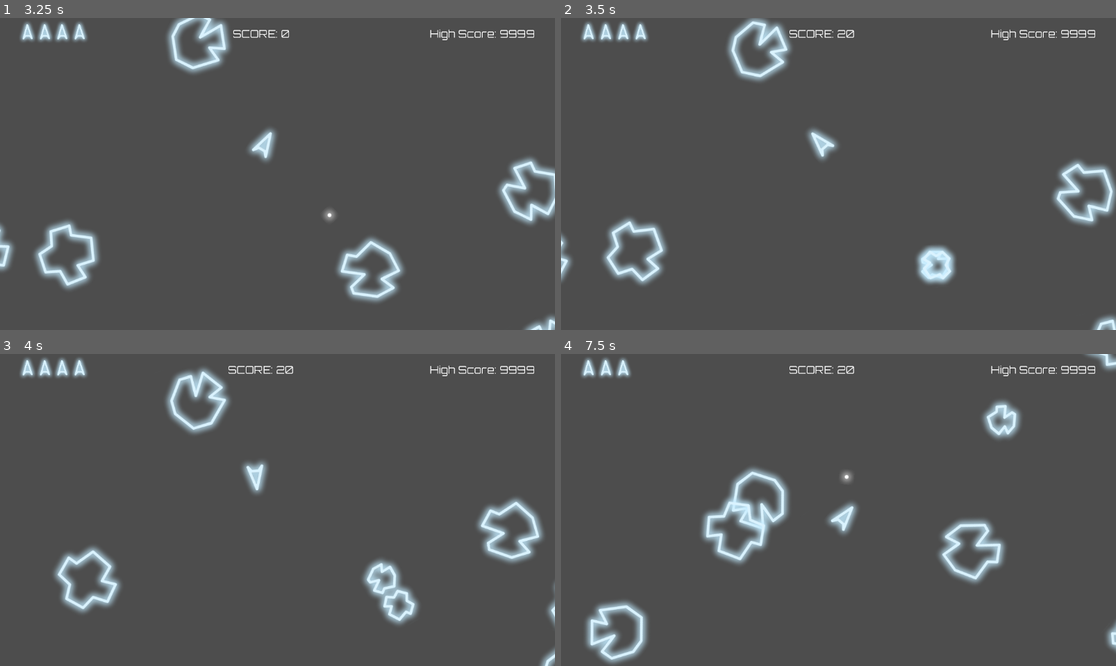
Above: before the commit, frames 1-4 (two rows, left to right).
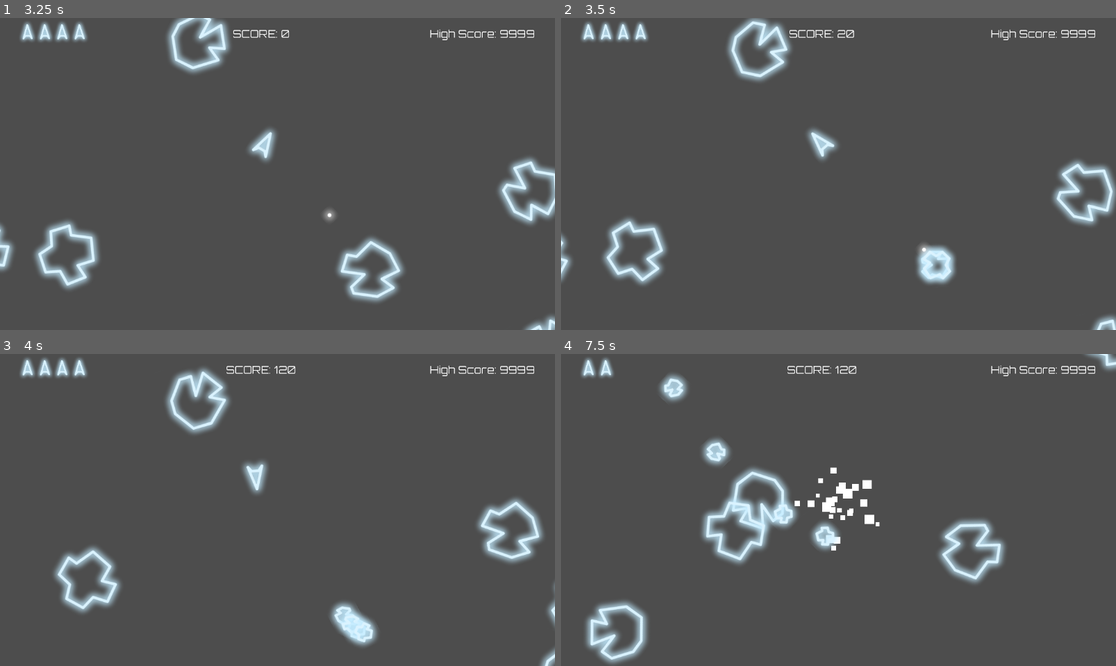
Above: after the commit, the same moments.

Repository: AllanSechrist/asteroids
Game: Godot game, scene res://scenes/UI/menu_base.tscn
Two runs of this game, one before a commit and one after it. Both use one fixed random seed, a clock stepped at 60 frames per second and the inputs below. The project has no main scene, so this scene is started directly.
Inputs:
- Up to frame 1 (3.25 s): click "Start" at 0.5 s; hold D (turn_right) 1.28-2.78 s; tap Space (fire) at 1.35, 2.85 s; tap W (move) at 2.1 s; hold A (turn_left) from 2.78 s (still down)
- Up to frame 2 (3.5 s): keep holding A (turn_left)
- Up to frame 3 (4 s): keep holding A (turn_left); tap W (move) at 3.6 s
- Up to frame 4 (7.5 s): tap Space (fire) at 4.35, 5.85, 7.35 s; release A (turn_left) at 5.03 s; hold D (turn_right) from 5.03 s (still down); tap W (move) at 5.1, 6.6 s

Frame 1 is identical in both runs. In frame 2, less than 0.1% of the frame differs, in the area x 64-67%, y 72-76%; in frame 3, 2.2%; in frame 4, 3.3%, in the area x 9-100%, y 1-96%.

Commit message:
Add bullet FX

Diff:
--- /dev/null
+++ b/scenes/FX/bulletFX/bullet_fx.gd
@@ -0,0 +1,7 @@
+extends CPUParticles2D
+class_name Bullet_FX
+
+func _ready() -> void:
+	emitting = false
+	one_shot = true
+	finished.connect(queue_free)
--- /dev/null
+++ b/scenes/FX/bulletFX/bullet_fx.tscn
@@ -0,0 +1,19 @@
+[gd_scene format=3 uid="uid://cwujoinhee2wu"]
+
+[ext_resource type="Script" uid="uid://blul3ucnbaqve" path="res://scenes/FX/bulletFX/bullet_fx.gd" id="1_22ama"]
+
+[node name="BulletFX" type="CPUParticles2D" unique_id=392035635]
+emitting = false
+amount = 3
+lifetime = 0.2
+one_shot = true
+explosiveness = 1.0
+emission_shape = 1
+emission_sphere_radius = 1.0
+spread = 180.0
+gravity = Vector2(0, 0)
+initial_velocity_min = 200.0
+initial_velocity_max = 200.0
+scale_amount_min = 3.0
+scale_amount_max = 3.0
+script = ExtResource("1_22ama")
--- a/scenes/asteroids/asteroid.gd
+++ b/scenes/asteroids/asteroid.gd
@@ -61,5 +61,4 @@
 
 func _on_area_entered(area: Area2D) -> void:
 	if area is Bullet:
-		area.queue_free()
 		destroyed.emit(self)
--- a/scenes/ship/bullet.gd
+++ b/scenes/ship/bullet.gd
@@ -3,9 +3,11 @@
 
 @export var bullet_speed := 400.0
 @export var bullet_lifetime := 1.5
+@export var bullet_fx_scene: PackedScene
 
 @onready var bullet_timer: Timer = $BulletTimer
 @onready var collision_shape_2d: CollisionShape2D = $CollisionShape2D
+
 
 var velocity := Vector2.ZERO
 
@@ -34,3 +36,12 @@
 		position.y = screen_size.y + radius
 	elif position.y > screen_size.y + radius:
 		position.y = -radius
+
+
+func _on_area_entered(area: Area2D) -> void:
+	if area.is_in_group("Asteroids"):
+		var fx = bullet_fx_scene.instantiate()
+		get_tree().current_scene.add_child(fx)
+		fx.global_position = global_position
+		fx.emitting = true
+		queue_free()
--- a/scenes/ship/bullet.tscn
+++ b/scenes/ship/bullet.tscn
@@ -2,12 +2,14 @@
 
 [ext_resource type="Texture2D" uid="uid://bocdafis3khik" path="res://assets/sprites/ship/bullet.tres" id="1_3u5ev"]
 [ext_resource type="Script" uid="uid://kgcurpkyqbh1" path="res://scenes/ship/bullet.gd" id="1_gbfim"]
+[ext_resource type="PackedScene" uid="uid://cwujoinhee2wu" path="res://scenes/FX/bulletFX/bullet_fx.tscn" id="3_iitjm"]
 
 [sub_resource type="CircleShape2D" id="CircleShape2D_gbfim"]
 radius = 6.0
 
 [node name="Bullet" type="Area2D" unique_id=1204786502]
 script = ExtResource("1_gbfim")
+bullet_fx_scene = ExtResource("3_iitjm")
 
 [node name="CollisionShape2D" type="CollisionShape2D" parent="." unique_id=748817624]
 shape = SubResource("CircleShape2D_gbfim")
@@ -19,4 +21,5 @@
 one_shot = true
 autostart = true
 
+[connection signal="area_entered" from="." to="." method="_on_area_entered"]
 [connection signal="timeout" from="BulletTimer" to="." method="_on_bullet_timer_timeout"]
--- a/scenes/ship/ship.gd
+++ b/scenes/ship/ship.gd
@@ -43,7 +43,6 @@
 			move_and_slide()
 		ShipState.DEAD:
 			velocity = Vector2.ZERO
-	print(state)
 	wrap_screen()
 
 func handle_input(delta: float) -> void:
--- a/scenes/ship/ship.tscn
+++ b/scenes/ship/ship.tscn
@@ -5,7 +5,7 @@
 [ext_resource type="PackedScene" uid="uid://bfkg2t7kaypb7" path="res://scenes/ship/bullet.tscn" id="2_iyjb8"]
 [ext_resource type="Texture2D" uid="uid://v25o10pmqpjd" path="res://assets/sprites/ship/ship1.tres" id="2_wxx60"]
 [ext_resource type="PackedScene" uid="uid://5sojfitc13yk" path="res://scenes/components/hurt box/hurt_box.tscn" id="3_c54or"]
-[ext_resource type="PackedScene" uid="uid://bnlpj8hxysptn" path="res://scenes/components/death particles/death_particles.tscn" id="6_dh1m8"]
+[ext_resource type="PackedScene" uid="uid://bnlpj8hxysptn" path="res://scenes/FX/deathFX/death particles/death_particles.tscn" id="6_dh1m8"]
 
 [sub_resource type="CircleShape2D" id="CircleShape2D_c54or"]
 radius = 12.0415945
Not shown, added: scenes/FX/bulletFX/bullet_fx.gd.uid
Renamed: scenes/components/death particles/death_particles.tscn -> scenes/FX/deathFX/death particles/death_particles.tscn
